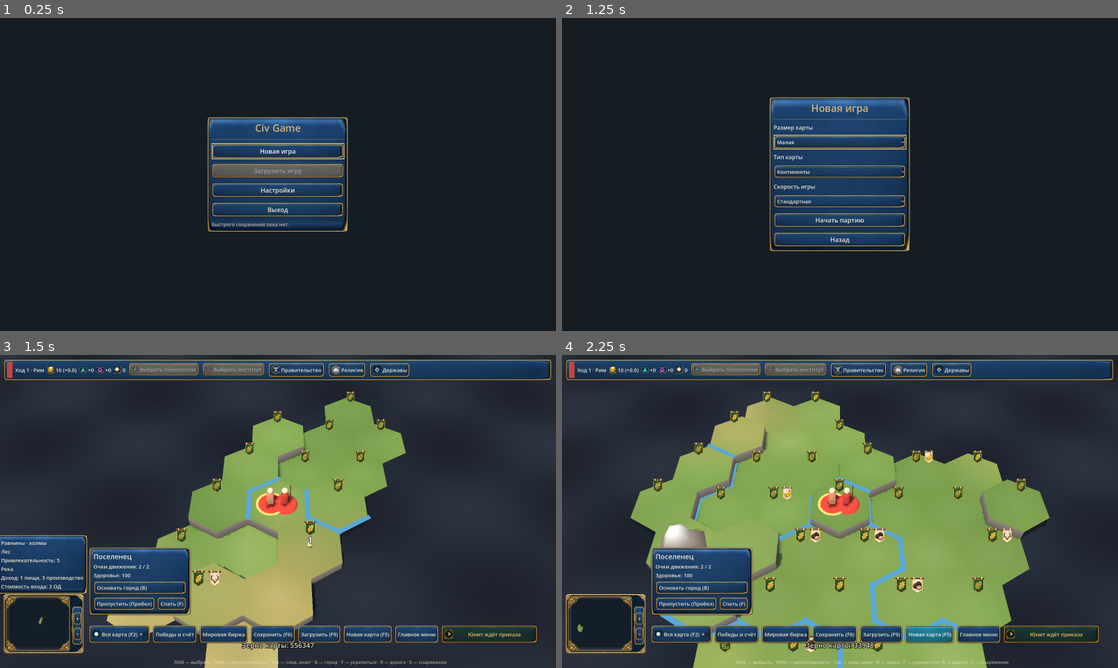
Above: before the commit, frames 1-4 (two rows, left to right).
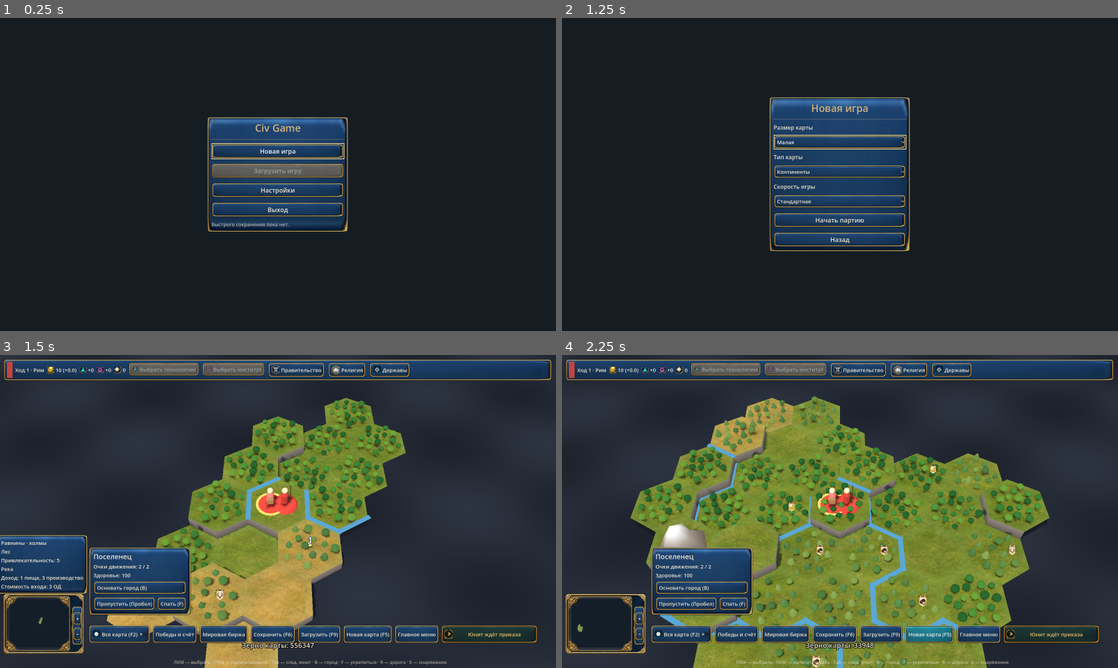
Above: after the commit, the same moments.

Repository: ChirkovOfficial/civ_game
Game: Godot game, scene res://view/start_menu.tscn
Two runs of this game, one before a commit and one after it. Both use one fixed random seed, a clock stepped at 60 frames per second and the inputs below.
Inputs:
- Up to frame 1 (0.25 s): no input
- Up to frame 2 (1.25 s): click "Новая игра" at 0.5 s
- Up to frame 3 (1.5 s): click "Начать партию" at 1.25 s
- Up to frame 4 (2.25 s): click "Новая карта (F5)" at 2 s

Frames 1-2 are identical in both runs. In frame 3, 16% of the frame differs, in the area x 19-73%, y 11-100%; in frame 4, 35%, in the area x 12-88%, y 11-100%.

Commit message:
Texture biomes and restore low forest models with smaller resource flags

Diff:
--- a/tests/test_nature_flags.gd
+++ b/tests/test_nature_flags.gd
@@ -16,6 +16,8 @@
 	var g := blank_game(8, 6)
 	g.state.map.feature[10] = "WOODS"
 	g.state.map.resource[10] = "IRON"
+	for index in g.data.features.size():
+		g.state.map.feature[20 + index] = str(g.data.features.keys()[index])
 	var player := g.state.player(0)
 	var view := MapView.new()
 	view.build(g)
@@ -24,15 +26,32 @@
 	check_eq(layer.multimesh.instance_count, 0, "Неразведанный тайл скрыт")
 	player.revealed[10] = 1
 	view.refresh_resources(player)
-	check_eq(layer.multimesh.instance_count, 1, "Виден лес, железо скрыто до технологии")
+	check_eq(layer.multimesh.instance_count, 0, "У леса нет флага, железо скрыто до технологии")
 	player.known_techs["BRONZE_WORKING"] = true
 	view.refresh_resources(player)
-	check_eq(layer.multimesh.instance_count, 2, "Особенность и ресурс показаны отдельно")
+	check_eq(layer.multimesh.instance_count, 1, "Флаг есть только у ресурса")
+	var trees_before: int = view._layers["trunks"][1].multimesh.instance_count
+	check(trees_before >= 14, "Низкие деревья покрывают лесные тайлы")
 	g.state.map.feature[10] = ""
 	view.refresh_geometry({"terrain": true})
 	view.refresh_resources(player)
-	check_eq(layer.multimesh.instance_count, 1, "Флаг вырубленного леса пропал")
-	check(not view._layers.has("crowns") and not view._layers.has("forest_sprites") \
-		and not view._layers.has("resources"), "Старые природные объекты отключены")
+	check_eq(layer.multimesh.instance_count, 1, "Удаление особенности не убрало ресурсный флаг")
+	check_eq(view._layers["trunks"][1].multimesh.instance_count, trees_before - 14, "Исчезли деревья только вырубленного тайла")
+	check(not view._layers.has("forest_sprites") and not view._layers.has("resources"), "Плоские деревья и старые маркеры отключены")
 	check(view._layers.has("mountains"), "Горный слой сохранён")
 	view.free()
+
+func test_biome_mesh_uses_each_atlas_region() -> void:
+	var g := blank_game(8, 6)
+	for index in MapStyle.BIOME_ORDER.size():
+		g.state.map.terrain[index] = MapStyle.BIOME_ORDER[index]
+		check_eq(MapStyle.biome_index(g.state.map, index), index)
+	var mesh := TerrainMeshBuilder.build_terrain(g.state.map)
+	var arrays := mesh.surface_get_arrays(0)
+	var uvs: PackedVector2Array = arrays[Mesh.ARRAY_TEX_UV]
+	for index in 8:
+		check(uvs.has(Vector2(index, 0)), "Поверхность биома имеет свою область атласа")
+	var water := TerrainMeshBuilder.build_water(g.state.map)
+	var water_uvs: PackedVector2Array = water.surface_get_arrays(0)[Mesh.ARRAY_TEX_UV]
+	for index in [5, 6, 7]:
+		check(water_uvs.has(Vector2(index, 0)), "Вода имеет отдельную текстуру")
--- a/view/map/map_view.gd
+++ b/view/map/map_view.gd
@@ -10,6 +10,7 @@
 const NatureFlags := preload("res://view/map/nature_flags.gd")
 const FLAG_SHADER := preload("res://view/map/shaders/nature_flag.gdshader")
 const FLAG_SHEET := preload("res://art/map_flags/nature_flags.png")
+const BIOME_ATLAS := preload("res://art/terrain/biomes/biome_atlas.png")
 
 var game: Game
 var world_width: float
@@ -46,11 +47,14 @@
 	fog_texture = ImageTexture.create_from_image(fog_image)
 
 	_terrain_mat = _make_material(TERRAIN_SHADER)
+	_terrain_mat.set_shader_parameter("biome_atlas", BIOME_ATLAS)
 	_feature_mat = _make_material(FEATURE_SHADER)
 	_flag_mat = _make_material(FLAG_SHADER)
 	_flag_mat.set_shader_parameter("flag_sheet", FLAG_SHEET)
 	_flag_mat.set_shader_parameter("regions", NatureFlags.regions())
 	_water_mat = _make_material(OVERLAY_SHADER)
+	_water_mat.set_shader_parameter("biome_atlas", BIOME_ATLAS)
+	_water_mat.set_shader_parameter("textured_water", true)
 	_water_mat.render_priority = 1
 	_river_mat = _make_material(OVERLAY_SHADER)
 	_river_mat.render_priority = 2
@@ -77,7 +81,10 @@
 	var all := parts.is_empty()
 	if all or parts.has("terrain"):
 		_set_layer("terrain", TerrainMeshBuilder.build_terrain(map), _terrain_mat)
-		# Природные особенности теперь обозначаются флагами; старые построители сохранены.
+		var trees := _build_trees(map)
+		_set_layer("crowns", trees[0], _feature_mat)
+		_set_layer("conifers", trees[1], _feature_mat)
+		_set_layer("trunks", trees[2], _feature_mat)
 	if all or parts.has("improvements"):
 		refresh_improvements()
 	if all or parts.has("borders"):
@@ -195,9 +202,11 @@
 	return mm
 
 
-## Старый 3D лес: возвращает [кроны, стволы]. Сохранён для переключателя выше.
+## Низкий 3D лес: [лиственные кроны, хвойные кроны, стволы].
+## Деревья занимают всю площадь гекса, но остаются существенно ниже юнитов.
 func _build_trees(map: GameMap) -> Array:
 	var crowns: Array = []
+	var conifers: Array = []
 	var trunks: Array = []
 	for i in map.size():
 		var f := map.feature[i]
@@ -205,37 +214,51 @@
 			continue
 		var base := _tile_pos(i)
 		var conifer := f == "WOODS" and (map.terrain[i] == "TUNDRA" or map.terrain[i] == "SNOW")
-		var count := 4 if f == "RAINFOREST" else 3
+		var count := 18 if f == "RAINFOREST" else 14
 		for k in count:
-			var ang := (k + MapStyle.hash01(i, 40 + k) * 0.6) * TAU / count
-			var r := 0.22 + MapStyle.hash01(i, 50 + k) * 0.32
+			var ang := k * 2.39996 + MapStyle.hash01(i, 40) * TAU
+			var r := 0.73 * sqrt((float(k) + 0.5) / count)
 			var pos := base + Vector3(cos(ang) * r, 0, sin(ang) * r)
-			var s := 0.8 + MapStyle.hash01(i, 60 + k) * 0.5
-			var palette: Array[Color] = MapStyle.WOODS_COLORS
+			var s := 0.8 + MapStyle.hash01(i, 60 + k) * 0.35
+			var palette: Array[Color] = [Color("568346"), Color("668846"), Color("7e994d"), Color("4f7743")]
 			if f == "RAINFOREST":
 				palette = MapStyle.RAINFOREST_COLORS
-				s *= 1.15
 			elif conifer:
 				palette = MapStyle.CONIFER_COLORS
 			var col: Color = palette[int(MapStyle.hash01(i, 70 + k) * palette.size()) % palette.size()]
-			var crown_basis := Basis().scaled(Vector3(s, s * (1.6 if conifer else 1.0), s))
-			crowns.append([Transform3D(crown_basis, pos + Vector3(0, 0.24 * s + 0.12, 0)), col, _custom(i)])
-			trunks.append([Transform3D(Basis().scaled(Vector3.ONE * s), pos + Vector3(0, 0.1 * s, 0)), MapStyle.TRUNK_COLOR, _custom(i)])
+			var pine := conifer or (f == "WOODS" and k % 3 != 0)
+			var crown_basis := Basis().scaled(Vector3(s, s, s))
+			if pine:
+				for tier in 3:
+					var size := s * (1.0 - float(tier) * 0.24)
+					var tier_basis := Basis().scaled(Vector3.ONE * size)
+					conifers.append([Transform3D(tier_basis, pos + Vector3(0, (0.12 + tier * 0.055) * s, 0)),
+						col.lightened(0.035 * tier), _custom(i)])
+			else:
+				crowns.append([Transform3D(crown_basis, pos + Vector3(0, 0.15 * s, 0)), col, _custom(i)])
+			trunks.append([Transform3D(Basis().scaled(Vector3.ONE * s), pos + Vector3(0, 0.045 * s, 0)), MapStyle.TRUNK_COLOR, _custom(i)])
 	var crown_mesh := SphereMesh.new()
-	crown_mesh.radius = 0.25
-	crown_mesh.height = 0.42
+	crown_mesh.radius = 0.11
+	crown_mesh.height = 0.17
 	crown_mesh.radial_segments = 8
 	crown_mesh.rings = 4
 	var trunk_mesh := CylinderMesh.new()
-	trunk_mesh.top_radius = 0.03
-	trunk_mesh.bottom_radius = 0.04
-	trunk_mesh.height = 0.24
+	trunk_mesh.top_radius = 0.012
+	trunk_mesh.bottom_radius = 0.018
+	trunk_mesh.height = 0.09
 	trunk_mesh.radial_segments = 5
 	var mm_c := _new_multimesh(crown_mesh, crowns.size())
 	_fill(mm_c, crowns)
+	var pine_mesh := CylinderMesh.new()
+	pine_mesh.top_radius = 0.0
+	pine_mesh.bottom_radius = 0.105
+	pine_mesh.height = 0.15
+	pine_mesh.radial_segments = 7
+	var mm_p := _new_multimesh(pine_mesh, conifers.size())
+	_fill(mm_p, conifers)
 	var mm_t := _new_multimesh(trunk_mesh, trunks.size())
 	_fill(mm_t, trunks)
-	return [mm_c, mm_t]
+	return [mm_c, mm_p, mm_t]
 
 
 ## Маркеры ресурсов зависят от технологий игрока (стратегические скрыты).
@@ -246,9 +269,6 @@
 		if not reveal_all and not player.is_revealed(i):
 			continue
 		var ids: Array[String] = []
-		var feature := map.feature[i]
-		if NatureFlags.index(feature) >= 0:
-			ids.append(feature)
 		var rid := map.resource[i]
 		if rid != "" and (reveal_all or Yields.resource_visible(game.data, rid, player)):
 			ids.append(rid)
@@ -258,12 +278,12 @@
 				continue
 			var pos := _tile_pos(i)
 			pos.y = MapStyle.WATER_Y if map.is_water(i) else pos.y
-			pos += Vector3((float(k) - (ids.size() - 1) * 0.5) * 0.38, 0.68, -0.15)
+			pos += Vector3(0.32, 0.45, 0.18)
 			var custom := _custom(i)
 			custom.b = float(index) / 63.0
 			items.append([Transform3D(Basis(), pos), Color.WHITE, custom])
 	var quad := QuadMesh.new()
-	quad.size = Vector2(0.36, 0.44)
+	quad.size = Vector2(0.24, 0.30)
 	var mm := _new_multimesh(quad, items.size())
 	_fill(mm, items)
 	_set_layer("nature_flags", mm, _flag_mat)
--- a/view/map/shaders/overlay.gdshader
+++ b/view/map/shaders/overlay.gdshader
@@ -6,8 +6,14 @@
 
 uniform float alpha_mult = 1.0;
 varying flat float fog_state;
+varying flat float biome;
+varying vec3 world_pos;
+uniform bool textured_water = false;
+uniform sampler2D biome_atlas : source_color, filter_linear, repeat_disable;
 
 void vertex() {
+	biome = UV.x;
+	world_pos = (MODEL_MATRIX * vec4(VERTEX, 1.0)).xyz;
 	fog_state = fog_lookup(UV2);
 	if (fog_state < 0.25) {
 		VERTEX = vec3(0.0);
@@ -18,7 +24,13 @@
 	if (fog_state < 0.25) {
 		discard;
 	}
-	vec3 c = apply_fog_tint(to_render_space(COLOR.rgb, OUTPUT_IS_SRGB), fog_state);
+	vec3 c = to_render_space(COLOR.rgb, OUTPUT_IS_SRGB);
+	if (textured_water) {
+		vec2 cell = vec2(mod(biome, 4.0), floor(biome / 4.0));
+		vec2 local_uv = clamp(fract(world_pos.xz / 4.0), vec2(0.005), vec2(0.995));
+		c = mix(c, texture(biome_atlas, (cell + local_uv) / vec2(4.0, 2.0)).rgb, 0.7);
+	}
+	c = apply_fog_tint(c, fog_state);
 	ALBEDO = c;
 	ALPHA = COLOR.a * alpha_mult;
 }
--- a/view/map/shaders/terrain.gdshader
+++ b/view/map/shaders/terrain.gdshader
@@ -5,8 +5,11 @@
 
 varying flat float fog_state;
 varying vec3 world_pos;
+varying flat vec2 biome;
+uniform sampler2D biome_atlas : source_color, filter_linear, repeat_disable;
 
 void vertex() {
+	biome = UV;
 	fog_state = fog_lookup(UV2);
 	// Неразведанные клетки — ровная «пелена» без рельефа, чтобы не выдавать карту.
 	if (fog_state < 0.25) {
@@ -22,6 +25,13 @@
 		c = to_render_space(unexplored_color * (0.85 + n * 0.3), OUTPUT_IS_SRGB);
 		NORMAL = (VIEW_MATRIX * vec4(0.0, 1.0, 0.0, 0.0)).xyz;
 	} else {
+		if (biome.y < 0.5) {
+			vec2 cell = vec2(mod(biome.x, 4.0), floor(biome.x / 4.0));
+			vec2 local_uv = clamp(fract(world_pos.xz / 3.5), vec2(0.005), vec2(0.995));
+			vec3 ground = texture(biome_atlas, (cell + local_uv) / vec2(4.0, 2.0)).rgb;
+			float edge_blend = mix(0.7, 1.0, smoothstep(0.0, 0.32, COLOR.a));
+			c = mix(c, ground, 0.62 * edge_blend);
+		}
 		c = apply_fog_tint(c, fog_state);
 	}
 	ALBEDO = c;
--- a/view/map/terrain_mesh_builder.gd
+++ b/view/map/terrain_mesh_builder.gd
@@ -51,13 +51,15 @@
 		for k in 6:
 			corner_cols.append(_corner_color(map, colors, heights, i, k))
 		# Верхняя грань: 6 треугольников из центра.
+		st.set_uv(Vector2(MapStyle.biome_index(map, i), 0.0))
 		for k in 6:
 			var a := _corner(c2, k)
 			var b := _corner(c2, k + 1)
-			_v(st, center, Vector3.UP, center_col, uv)
-			_v(st, Vector3(b.x, h, b.y), Vector3.UP, corner_cols[(k + 1) % 6], uv)
-			_v(st, Vector3(a.x, h, a.y), Vector3.UP, corner_cols[k], uv)
+			_v(st, center, Vector3.UP, Color(center_col, 1.0), uv)
+			_v(st, Vector3(b.x, h, b.y), Vector3.UP, Color(corner_cols[(k + 1) % 6], 0.0), uv)
+			_v(st, Vector3(a.x, h, a.y), Vector3.UP, Color(corner_cols[k], 0.0), uv)
 		# Стенки уступов — к более низким соседям (или к «дну» на краю карты).
+		st.set_uv(Vector2(MapStyle.biome_index(map, i), 1.0))
 		for d in 6:
 			var nb := grid.neighbor(i, d)
 			var low := MapStyle.H_MAP_BOTTOM if nb < 0 else heights[nb]
@@ -116,6 +118,7 @@
 		var uv := tile_uv(grid, i)
 		var y := MapStyle.WATER_Y
 		var center := Vector3(c2.x, y, c2.y)
+		st.set_uv(Vector2(4 if map.feature[i] == "ICE" else MapStyle.biome_index(map, i), 0.0))
 		for k in 6:
 			var a := _corner(c2, k)
 			var b := _corner(c2, k + 1)
--- a/view/map_style.gd
+++ b/view/map_style.gd
@@ -4,6 +4,10 @@
 ## появления рисованных текстур — их можно смело менять здесь.
 
 const HEX_SIZE := 1.0
+const BIOME_ORDER := ["GRASS", "PLAINS", "DESERT", "TUNDRA", "SNOW", "COAST", "LAKE", "OCEAN"]
+
+static func biome_index(map: GameMap, tile: int) -> int:
+	return maxi(0, BIOME_ORDER.find(map.terrain[tile]))
 
 # Высоты верхней грани клетки (диорама с террасами).
 const H_FLAT := 0.0
Binary file added: art/terrain/biomes/biome_atlas.png
Not shown, added: art/terrain/biomes/biome_atlas.png.import
Binary file added: docs/biomes-low-forest.png
Not shown, added: art/terrain/biomes/PROMPT.md
Not shown, changed: docs/STATUS.md
